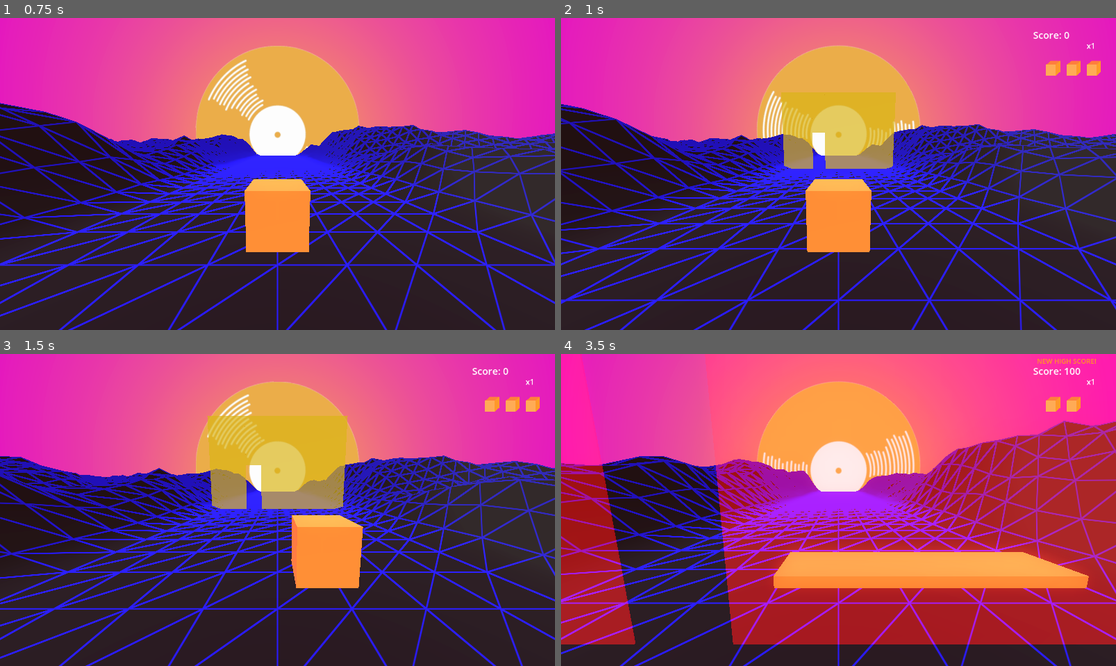
Above: before the commit, frames 1-4 (two rows, left to right).
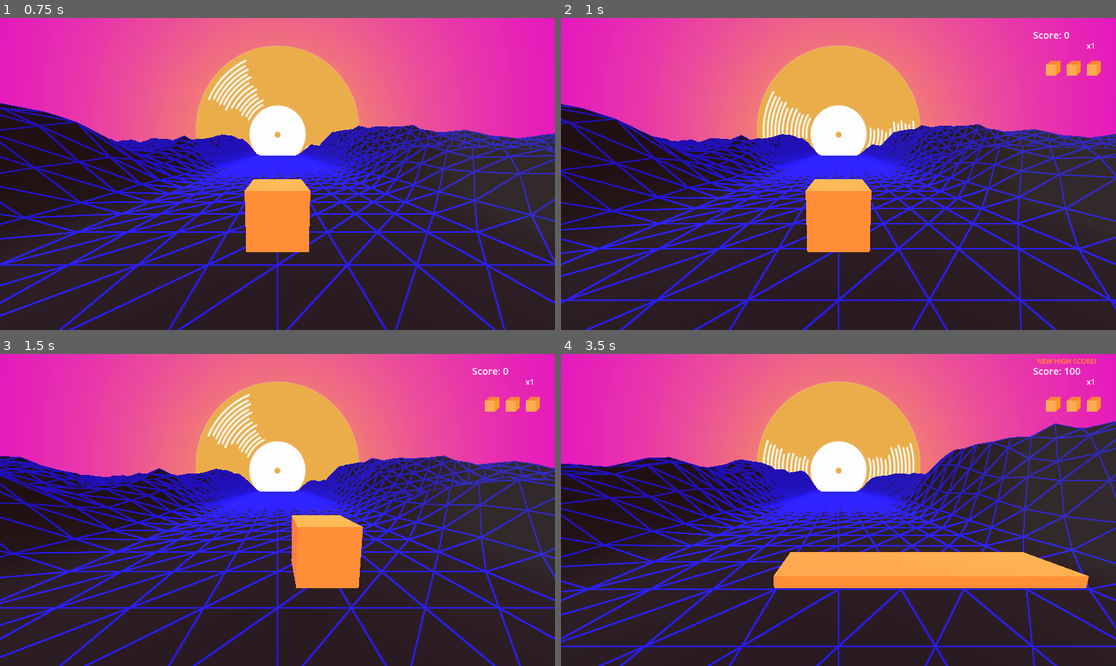
Above: after the commit, the same moments.

Repository: gabriellebrand/Neon-Strech
Game: Godot game, scene res://Scenes/GameLoop.tscn
Same seed, same stepped clock (60 frames per second), same inputs: the game is played once before the commit and once after it. Sound files missing from this copy of the repository are replaced by a short silence.
Inputs:
- Up to frame 1 (0.75 s): click "PLAY" at 0.5 s
- Up to frame 2 (1 s): no input
- Up to frame 3 (1.5 s): hold D (move_right) from 1.28 s (still down)
- Up to frame 4 (3.5 s): release D (move_right) at 2.03 s; hold S (stretch_down) 2.03-2.78 s; hold D (move_right) from 2.78 s (still down)

Frame 1 is identical in both runs. In frame 2, 4.7% of the frame differs, in the area x 7-75%, y 23-49%; in frame 3, 12%; in frame 4, 51%, in the area x 0-100%, y 0-100%.

Commit message:
Adiciona synth voices

Diff:
--- a/GameJam/Scenes/Level.tscn
+++ b/GameJam/Scenes/Level.tscn
@@ -11,6 +11,7 @@
 [ext_resource type="AudioStream" uid="uid://dj75s47ox7kqy" path="res://Assets/Music/synth_synth1.wav" id="8_j1jxp"]
 [ext_resource type="Script" path="res://Scripts/conductor.gd" id="9_5or4g"]
 [ext_resource type="AudioStream" uid="uid://ca286mql845rh" path="res://Assets/Music/vinyl_background.mp3" id="9_048yn"]
+[ext_resource type="AudioStream" uid="uid://pei0karm3tgt" path="res://Assets/Music/synth_voices.wav" id="12_ti8mq"]
 
 [sub_resource type="WorldBoundaryShape3D" id="WorldBoundaryShape3D_5f4a3"]
 plane = Plane(1, 0, 0, 0)
@@ -195,6 +196,12 @@
 autoplay = true
 bus = &"Music"
 
+[node name="SynthVoicesAudioStreamPlayer" type="AudioStreamPlayer" parent="Sound"]
+stream = ExtResource("12_ti8mq")
+volume_db = -80.0
+autoplay = true
+bus = &"Music"
+
 [connection signal="state_changed" from="Player" to="." method="_on_player_state_changed"]
 [connection signal="loop_changed" from="Sound/Conductor" to="." method="_on_conductor_loop_changed"]
 [connection signal="loop_changed" from="Sound/Conductor" to="Sound" method="_on_conductor_loop_changed"]
--- a/GameJam/Scripts/GameManager.gd
+++ b/GameJam/Scripts/GameManager.gd
@@ -11,7 +11,7 @@
 
 @onready var starting_bpm = 100
 @onready var current_bpm = starting_bpm
-@onready var bpm_acceleration = (60.0/current_bpm) * 8 * 0.5
+@onready var bpm_acceleration = (60.0/current_bpm) * 8 * 0.3
 
 const wall_spawn_distance_to_player = 12
 const beats_to_player =  4
--- a/GameJam/Scripts/Level.gd
+++ b/GameJam/Scripts/Level.gd
@@ -24,9 +24,10 @@
     background_vinyl.rotate(Vector3(0,0,1), GameManager.current_speed * delta)
 
 func _on_conductor_measure_changed(position: Variant) -> void:
-    if (position % 4 == 1):
-        var wall = wall_scene.instantiate()
-        add_child(wall)
+    pass
+    #if (position % 4 == 1):
+        #var wall = wall_scene.instantiate()
+        #add_child(wall)
 
 func _on_conductor_loop_changed(loop_counter) -> void:
     current_streak += 1
--- a/GameJam/Scripts/LevelSoundTrack.gd
+++ b/GameJam/Scripts/LevelSoundTrack.gd
@@ -3,12 +3,13 @@
 @onready var drums_audio_stream_player = $DrumsAudioStreamPlayer
 @onready var bass_audio_stream_player: AudioStreamPlayer = $BassAudioStreamPlayer
 @onready var synth_audio_stream_player: AudioStreamPlayer = $SynthAudioStreamPlayer
+@onready var synth_voices_audio_stream_player: AudioStreamPlayer = $SynthVoicesAudioStreamPlayer
 
 var play_time = 0
 func _process(delta: float) -> void:
     var effect = AudioServer.get_bus_effect(1, 0)
     play_time += delta
-    effect.pitch_scale = 1 + (0.05 * (play_time / 4.78))
+    effect.pitch_scale = 1 + (0.025 * (play_time / 4.78))
 
 
 func _on_conductor_loop_changed(loop_counter) -> void:
@@ -18,3 +19,6 @@
         bass_audio_stream_player.volume_db = 0
     elif loop_counter == 4:
         synth_audio_stream_player.volume_db = 0
+    elif loop_counter == 8:
+        print("oito")
+        synth_voices_audio_stream_player.volume_db = 0
Not shown, added: GameJam/Assets/Music/synth_voice1.wav.import
Not shown, added: GameJam/Assets/Music/synth_voice2.wav.import
Not shown, added: GameJam/Assets/Music/synth_voices.wav.import
Not shown: 1 places in GameJam/Scenes/Level.tscn that only renumber resources
Not shown, added: GameJam/Assets/Music/game_jam_soundtrack.p8
Not shown, removed: GameJam/Assets/Music/synth_bass.aup3
Not shown, removed: GameJam/Assets/Music/synth_bass.aup3-shm
Not shown, removed: GameJam/Assets/Music/synth_bass.aup3-wal
Not shown, added: GameJam/Assets/Music/synth_voice1.wav
Not shown, added: GameJam/Assets/Music/synth_voice2.wav
Not shown, added: GameJam/Assets/Music/synth_voices.wav
